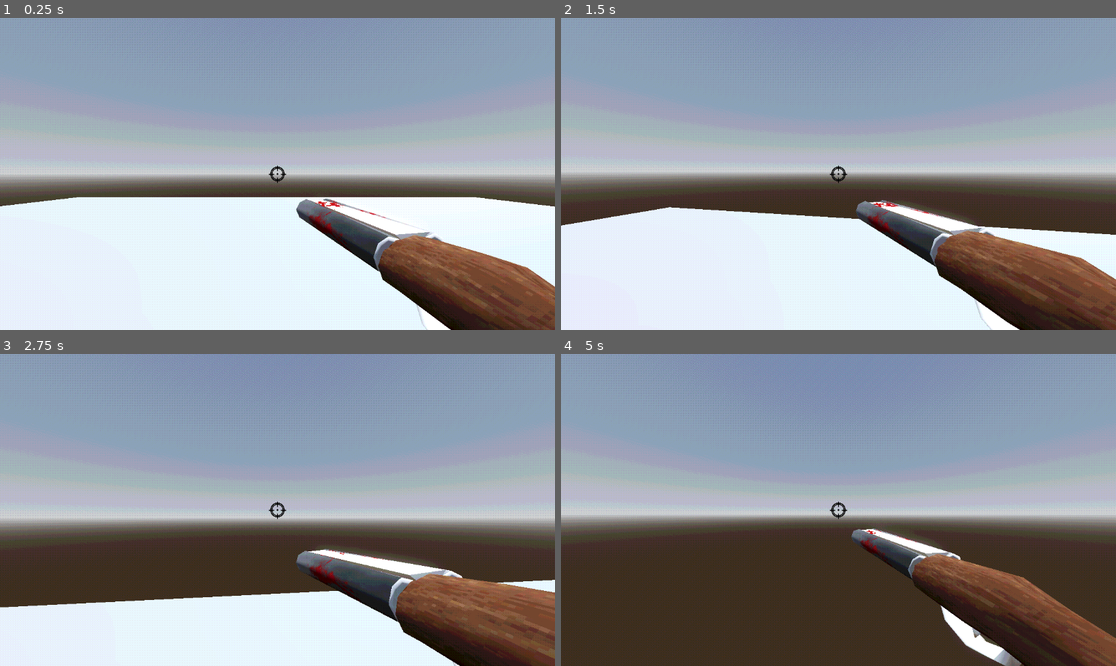
Above: before the commit, frames 1-4 (two rows, left to right).
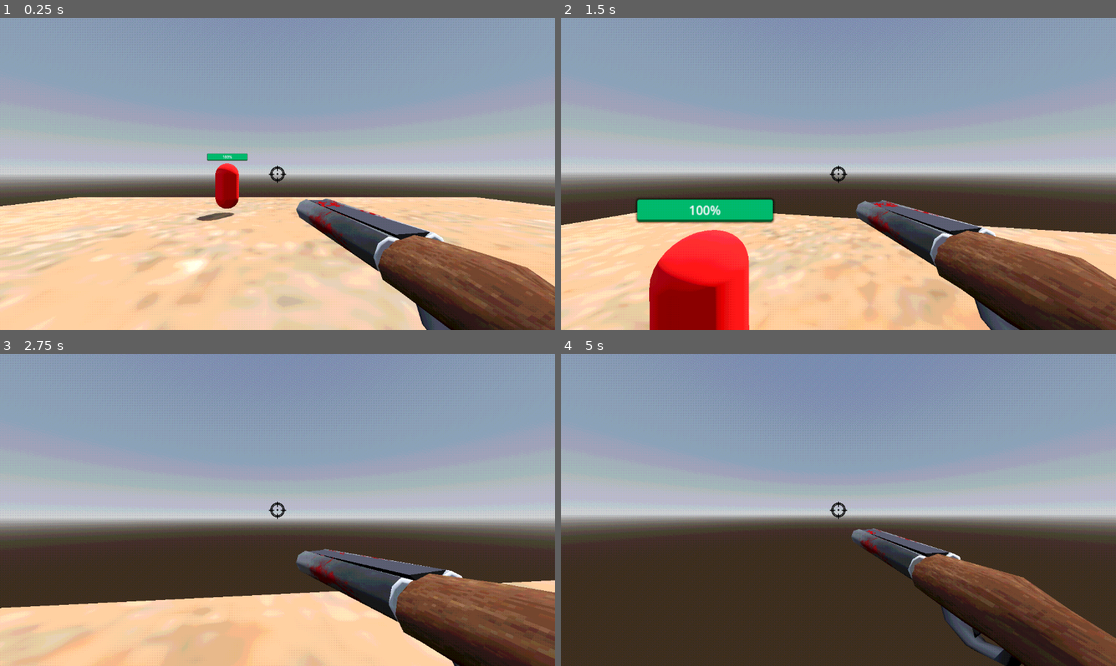
Above: after the commit, the same moments.

Repository: dalton-f/bloodsport
Game: Godot game, scene res://Entities/World/World.tscn
The game is run twice, just before and just after one commit, with the same random seed, the same clock (stepped at 60 frames per second) and the same inputs.
Inputs (mouse positions are in pixels of both pictures, inside the frame that each line leads up to):
- Up to frame 1 (0.25 s): no input
- Up to frame 2 (1.5 s): move the mouse to (866, 174) at 0.52 s; press the mouse at (866, 174) at 0.53 s; hold W (up) from 0.53 s (still down); tap Space (jump) at 0.77 s; move the mouse to (810, 174) at 1.27 s; release the mouse at (810, 174) at 1.28 s; tap Shift (sprint) at 1.35 s
- Up to frame 3 (2.75 s): keep holding W (up); tap Space (jump) at 1.52 s; move the mouse to (288, 503) at 2.02 s; press the mouse at (288, 503) at 2.03 s
- Up to frame 4 (5 s): keep holding W (up); move the mouse to (832, 516) at 2.77 s; release the mouse at (832, 516) at 2.78 s; tap Shift (sprint) at 2.85, 4.35 s; tap Space (jump) at 3.02, 3.77, 4.52 s; move the mouse to (877, 513) at 3.52 s; press the mouse at (877, 513) at 3.53 s; move the mouse to (794, 506) at 4.27 s; release the mouse at (794, 506) at 4.28 s

The runs differ from the first frame. In frame 1, 34% of the frame differs, in the area x 0-100%, y 43-100%; in frame 2, 29%; in frame 3, 17%; in frame 4, 1.2%.

Commit message:
Fix shotgun texture and regeneration logic

Diff:
--- a/Entities/Components/HealthComponent/HealthComponent.gd
+++ b/Entities/Components/HealthComponent/HealthComponent.gd
@@ -2,8 +2,7 @@
 class_name HealthComponent
 
 @export_category("Health Variables")
-@export
-var max_health: int = 100
+@export var max_health: int = 100
 
 @export_category("Regeneration Variables")
 @export var regeneration_enabled: bool = true
@@ -12,7 +11,7 @@
 # Seconds after damage before regeneration restarts
 @export var regeneration_delay: int = 3
 
-var current_health: int
+var current_health: float
 
 var _regeneration_timer: float = 0.0
 var _can_regenerate: bool = true
@@ -22,6 +21,10 @@
 
 func _ready() -> void:
 	current_health = max_health
+
+	_regeneration_timer = regeneration_delay
+
+	emit_signal("health_changed", current_health)
 
 func _process(delta: float) -> void:
 	if not regeneration_enabled:
@@ -35,6 +38,7 @@
 		emit_signal("health_changed", current_health)
 		return
 
+
 	# Count timer down if player has just taken damage (ie. _can_regenerate is false)
 	_regeneration_timer = max(_regeneration_timer - delta, 0.0)
 
@@ -45,9 +49,6 @@
 	current_health = current_health - amount
 	emit_signal("health_changed", current_health)
 
-	print("Took damage:", amount, "Current health:", current_health)
-
-
 	if current_health <= 0:
 		emit_signal("died")
 
@@ -56,10 +57,9 @@
 	_regeneration_timer = regeneration_delay
 
 func heal(amount: int) -> void:
+	print("healing from ", current_health, " up to ", current_health + amount)
 	current_health = min(current_health + amount, max_health)
 	emit_signal("health_changed", current_health)
 
-	print("Healed:", amount, "Current health:", current_health)
-
 func has_died() -> bool:
 	return current_health <= 0
--- a/Entities/Enemies/Enemy.gd
+++ b/Entities/Enemies/Enemy.gd
@@ -2,17 +2,21 @@
 
 var player = null
 
-const SPEED = 4.0
+const SPEED = 2
 
 @export var player_path : NodePath
 
 @onready var navigation_agent = $NavigationAgent3D
 @onready var health_component = $HealthComponent
+@onready var health_bar = $SubViewport/Panel/ProgressBar
 
 func _ready():
 	player = get_node(player_path)
 
+	health_bar.max_value = health_component.max_health
+
 	health_component.connect("died", Callable(self, "_on_died"))
+	health_component.connect("health_changed", Callable(self, "_update_health_bar"))
 
 func _process(_delta):
 	velocity = Vector3.ZERO
@@ -20,7 +24,7 @@
 	# Navigation
 	navigation_agent.set_target_position(player.global_transform.origin)
 	var next_navigation_point = navigation_agent.get_next_path_position()
-	velocity = (next_navigation_point - global_transform.origin).normalized() * SPEED
+	velocity = (next_navigation_point - global_position).normalized() * SPEED
 
 	look_at(Vector3(player.global_position.x, global_position.y, player.global_position.z), Vector3.UP)
 
@@ -28,3 +32,6 @@
 
 func _on_died():
 	queue_free()
+
+func _update_health_bar(current_health):
+	create_tween().tween_property(health_bar, "value", current_health, 0.5)
--- a/Entities/Enemies/Enemy.tscn
+++ b/Entities/Enemies/Enemy.tscn
@@ -10,6 +10,32 @@
 
 [sub_resource type="ConvexPolygonShape3D" id="ConvexPolygonShape3D_da0hj"]
 points = PackedVector3Array(-0.12520654, -0.532801, -0.4805069, 0.022783129, 0.4760704, 0.49888408, 0.16971254, 0.55914 …(1084 unchanged characters)…
+
+[sub_resource type="StyleBoxEmpty" id="StyleBoxEmpty_da0hj"]
+
+[sub_resource type="StyleBoxFlat" id="StyleBoxFlat_da0hj"]
+bg_color = Color(0.74507886, 0, 0.2706291, 1)
+border_width_bottom = 3
+border_color = Color(0.49533564, 0.0044498923, 0.17418614, 1)
+corner_radius_top_left = 3
+corner_radius_top_right = 3
+corner_radius_bottom_right = 3
+corner_radius_bottom_left = 3
+expand_margin_bottom = 3.0
+shadow_size = 3
+
+[sub_resource type="StyleBoxFlat" id="StyleBoxFlat_fln2h"]
+bg_color = Color(2.3584068e-06, 0.5953458, 0.32843682, 1)
+border_width_bottom = 3
+border_color = Color(0, 0.31495172, 0.16342807, 1)
+corner_radius_top_left = 3
+corner_radius_top_right = 3
+corner_radius_bottom_right = 3
+corner_radius_bottom_left = 3
+expand_margin_bottom = 3.0
+
+[sub_resource type="ViewportTexture" id="ViewportTexture_da0hj"]
+viewport_path = NodePath("SubViewport")
 
 [node name="Enemy" type="CharacterBody3D"]
 script = ExtResource("1_da0hj")
@@ -25,3 +51,38 @@
 path_height_offset = 0.15
 
 [node name="HealthComponent" parent="." instance=ExtResource("1_ttlo4")]
+natural_regeneration_rate = 10
+
+[node name="SubViewport" type="SubViewport" parent="."]
+transparent_bg = true
+size = Vector2i(192, 48)
+
+[node name="Panel" type="Panel" parent="SubViewport"]
+anchors_preset = 15
+anchor_right = 1.0
+anchor_bottom = 1.0
+grow_horizontal = 2
+grow_vertical = 2
+theme_override_styles/panel = SubResource("StyleBoxEmpty_da0hj")
+
+[node name="ProgressBar" type="ProgressBar" parent="SubViewport/Panel"]
+layout_mode = 1
+anchors_preset = -1
+anchor_left = 0.042000003
+anchor_top = 0.5
+anchor_right = 0.95800006
+anchor_bottom = 0.5
+offset_left = -0.06400108
+offset_top = -13.0
+offset_right = 0.06399536
+offset_bottom = 13.0
+grow_horizontal = 2
+grow_vertical = 2
+theme_override_styles/background = SubResource("StyleBoxFlat_da0hj")
+theme_override_styles/fill = SubResource("StyleBoxFlat_fln2h")
+value = 100.0
+
+[node name="Sprite3D" type="Sprite3D" parent="."]
+transform = Transform3D(1, 0, 0, 0, 1, 0, 0, 0, 1, 0, 1.2925818, 0)
+billboard = 1
+texture = SubResource("ViewportTexture_da0hj")
--- a/Entities/Player/Player.gd
+++ b/Entities/Player/Player.gd
@@ -9,7 +9,7 @@
 const SENSITIVITY = 0.004
 
 const HEADBOB_FREQUENCY = 2
-const HEADBOB_AMPLITUDE = 0.07
+const HEADBOB_AMPLITUDE = 0.04
 var headbob_time = 0.0
 
 const BASE_FOV = 75.0
--- a/Entities/Weapons/WeaponTypes/Shotgun/Shotgun.tres
+++ b/Entities/Weapons/WeaponTypes/Shotgun/Shotgun.tres
@@ -9,6 +9,4 @@
 weapon_scene = ExtResource("2_qjl5k")
 damage = 20
 fire_rate = 1.5
-pellets = 2
-bullet_spread = 0.25
 metadata/_custom_type_script = "uid://chwcpm42hh1ca"
--- a/Entities/Weapons/WeaponTypes/Shotgun/Shotgun.tscn
+++ b/Entities/Weapons/WeaponTypes/Shotgun/Shotgun.tscn
@@ -7,6 +7,7 @@
 [ext_resource type="Texture2D" uid="uid://gngka4pmd8tu" path="res://Entities/Weapons/WeaponTypes/Shotgun/shotgunasset_T_BLOOD.png" id="3_polpv"]
 [ext_resource type="Texture2D" uid="uid://dfs5p7snt5h25" path="res://Entities/Weapons/WeaponTypes/Shotgun/shotgunasset_shotgungriptexture.png" id="4_polpv"]
 [ext_resource type="Texture2D" uid="uid://buqyd11awvw0q" path="res://Entities/Weapons/WeaponTypes/Shotgun/shotgunasset_T_SG_BARREL (1).png" id="5_3wai2"]
+[ext_resource type="Texture2D" uid="uid://ds0aoguw6pj1j" path="res://Entities/Weapons/WeaponTypes/Shotgun/T_Metal2.png" id="7_cii77"]
 
 [sub_resource type="ShaderMaterial" id="ShaderMaterial_3wai2"]
 render_priority = 0
@@ -30,6 +31,7 @@
 render_priority = 0
 shader = ExtResource("2_2tyaa")
 shader_parameter/affine_mapping = false
+shader_parameter/albedo = ExtResource("7_cii77")
 shader_parameter/alpha_scissor = 0.7
 shader_parameter/jitter = 0.25
 shader_parameter/resolution = Vector2i(320, 240)
--- a/Entities/World/World.tscn
+++ b/Entities/World/World.tscn
@@ -1,9 +1,9 @@
-[gd_scene load_steps=14 format=3 uid="uid://jyw067d6b7a1"]
+[gd_scene load_steps=13 format=3 uid="uid://jyw067d6b7a1"]
 
-[ext_resource type="PackedScene" uid="uid://bqu265gwb7udo" path="res://Entities/Components/HealthComponent/HealthComponent.tscn" id="1_1j0jg"]
 [ext_resource type="PackedScene" uid="uid://cyfhijj5hleol" path="res://Entities/Player/Player.tscn" id="1_8rr0o"]
 [ext_resource type="Shader" uid="uid://dfwsqetosfke7" path="res://Entities/World/World.gdshader" id="1_n0y24"]
 [ext_resource type="PackedScene" uid="uid://dl34grdr2ffx" path="res://Entities/Enemies/Enemy.tscn" id="2_n7sqv"]
+[ext_resource type="Texture2D" uid="uid://tallya3qqqp" path="res://Assets/Textures/floor_texture.png" id="4_n7sqv"]
 
 [sub_resource type="ShaderMaterial" id="ShaderMaterial_n7sqv"]
 shader = ExtResource("1_n0y24")
@@ -26,18 +26,16 @@
 glow_enabled = true
 
 [sub_resource type="NavigationMesh" id="NavigationMesh_n0y24"]
-vertices = PackedVector3Array(-14.5, -0.7449131, 1, -9.75, -0.7449131, 1.25, -9.5, -0.7449131, -0.5, -6.75, -0.7449131, -0.5, -6.75, -0.7449131, -14.5, -14.5, -0.7449131, -14.5, -4.75, -0.7449131, -0.5, -4.5, -0.7449131, 0, 14.5, -0.7449131, 0, 14.5, -0.7449131, -14.5, -4.5, -0.7449131, 4.5, -6.25, -0.7449131, 4.75, -6, -0.7449131, 14.5, 14.5, -0.7449131, 14.5, -8.75, 3.505087, 0.5, -8.75, 3.505087, 3.5, -5.5, 3.505087, 3.5, -5.5, 3.505087, 0.5, -8.5, -0.4949131, 0.75, -8.5, -0.4949131, 3.5, -5.75, -0.4949131, 3.5, -5.75, -0.4949131, 0.75, -9.75, -0.7449131, 4.5, -14.5, -0.7449131, 14.5)
-polygons = [PackedInt32Array(2, 1, 0), PackedInt32Array(4, 3, 2), PackedInt32Array(0, 5, 2), PackedInt32Array(2, 5, 4), PackedInt32Array(6, 3, 4), PackedInt32Array(6, 4, 7), PackedInt32Array(7, 4, 8), PackedInt32Array(8, 4, 9), PackedInt32Array(12, 11, 10), PackedInt32Array(10, 7, 8), PackedInt32Array(12, 10, 13), PackedInt32Array(13, 10, 8), PackedInt32Array(17, 16, 14), PackedInt32Array(14, 16, 15), PackedInt32Array(21, 20, 18), PackedInt32Array(18, 20, 19), PackedInt32Array(0, 1, 22), PackedInt32Array(12, 22, 11), PackedInt32Array(12, 23, 22), PackedInt32Array(22, 23, 0)]
+vertices = PackedVector3Array(-14.5, -0.7449131, -14.5, -14.5, -0.7449131, 14.5, 14.5, -0.7449131, 14.5, 14.5, -0.7449131, -14.5)
+polygons = [PackedInt32Array(3, 2, 0), PackedInt32Array(0, 2, 1)]
+
+[sub_resource type="StandardMaterial3D" id="StandardMaterial3D_2ip22"]
+albedo_texture = ExtResource("4_n7sqv")
 
 [sub_resource type="PlaneMesh" id="PlaneMesh_5iorc"]
 
 [sub_resource type="ConcavePolygonShape3D" id="ConcavePolygonShape3D_1j0jg"]
 data = PackedVector3Array(1, 0, 1, -1, 0, 1, 1, 0, -1, -1, 0, 1, -1, 0, -1, 1, 0, -1)
-
-[sub_resource type="BoxMesh" id="BoxMesh_n0y24"]
-
-[sub_resource type="ConcavePolygonShape3D" id="ConcavePolygonShape3D_n7sqv"]
-data = PackedVector3Array(-0.5, 0.5, 0.5, 0.5, 0.5, 0.5, -0.5, -0.5, 0.5, 0.5, 0.5, 0.5, 0.5, -0.5, 0.5, -0.5, -0.5, 0.5, 0.5, 0.5, -0.5, -0.5, 0.5, -0.5, 0.5, -0.5, -0.5, -0.5, 0.5, -0.5, -0.5, -0.5, -0.5, 0.5, -0.5, -0.5, 0.5, 0.5, 0.5, 0.5, 0.5, -0.5, 0.5, -0.5, 0.5, 0.5, 0.5, -0.5, 0.5, -0.5, -0.5, 0.5, -0.5, 0.5, -0.5, 0.5, -0.5, -0.5, 0.5, 0.5, -0.5, -0.5, -0.5, -0.5, 0.5, 0.5, -0.5, -0.5, 0.5, -0.5, -0.5, -0.5, 0.5, 0.5, 0.5, -0.5, 0.5, 0.5, 0.5, 0.5, -0.5, -0.5, 0.5, 0.5, -0.5, 0.5, -0.5, 0.5, 0.5, -0.5, -0.5, -0.5, 0.5, 0.5, -0.5, 0.5, -0.5, -0.5, -0.5, 0.5, -0.5, 0.5, 0.5, -0.5, -0.5, -0.5, -0.5, -0.5)
 
 [node name="SubViewportContainer" type="SubViewportContainer"]
 material = SubResource("ShaderMaterial_n7sqv")
@@ -58,7 +56,7 @@
 [node name="World" type="Node3D" parent="SubViewport"]
 
 [node name="Enemy" parent="SubViewport/World" instance=ExtResource("2_n7sqv")]
-transform = Transform3D(1, 0, 0, 0, 1, 0, 0, 0, 1, -12.156546, 0.025729656, 8.668385)
+transform = Transform3D(1, 0, 0, 0, 1, 0, 0, 0, 1, -2.30134, 0.025729656, -9.178352)
 player_path = NodePath("../Player")
 
 [node name="WorldEnvironment" type="WorldEnvironment" parent="SubViewport/World"]
@@ -78,20 +76,9 @@
 
 [node name="MeshInstance3D" type="MeshInstance3D" parent="SubViewport/World/Environment/Ground"]
 transform = Transform3D(15, 0, 0, 0, 15, 0, 0, 0, 15, 0, 0, 0)
+material_override = SubResource("StandardMaterial3D_2ip22")
 mesh = SubResource("PlaneMesh_5iorc")
 
 [node name="CollisionShape3D" type="CollisionShape3D" parent="SubViewport/World/Environment/Ground"]
 transform = Transform3D(15, 0, 0, 0, 15, 0, 0, 0, 15, 0, 0, 0)
 shape = SubResource("ConcavePolygonShape3D_1j0jg")
-
-[node name="StaticBody3D" type="StaticBody3D" parent="SubViewport/World/Environment"]
-
-[node name="MeshInstance3D" type="MeshInstance3D" parent="SubViewport/World/Environment/StaticBody3D"]
-transform = Transform3D(4, 0, 0, 0, 4, 0, 0, 0, 4, -7.1296883, 1.0965743, 2)
-mesh = SubResource("BoxMesh_n0y24")
-
-[node name="CollisionShape3D" type="CollisionShape3D" parent="SubViewport/World/Environment/StaticBody3D"]
-transform = Transform3D(4, 0, 0, 0, 4, 0, 0, 0, 4, -7.1296883, 1.0965743, 2)
-shape = SubResource("ConcavePolygonShape3D_n7sqv")
-
-[node name="HealthComponent" parent="SubViewport/World/Environment/StaticBody3D" instance=ExtResource("1_1j0jg")]
Binary file added: Assets/Textures/floor_texture.png
Not shown, added: Assets/Textures/floor_texture.png.import
Not shown: 1 places in Entities/Enemies/Enemy.tscn that only renumber resources
Not shown: 1 places in Entities/Weapons/WeaponTypes/Shotgun/Shotgun.tscn that only renumber resources
Binary file added: Entities/Weapons/WeaponTypes/Shotgun/T_Metal2.png
Not shown, added: Entities/Weapons/WeaponTypes/Shotgun/T_Metal2.png.import
